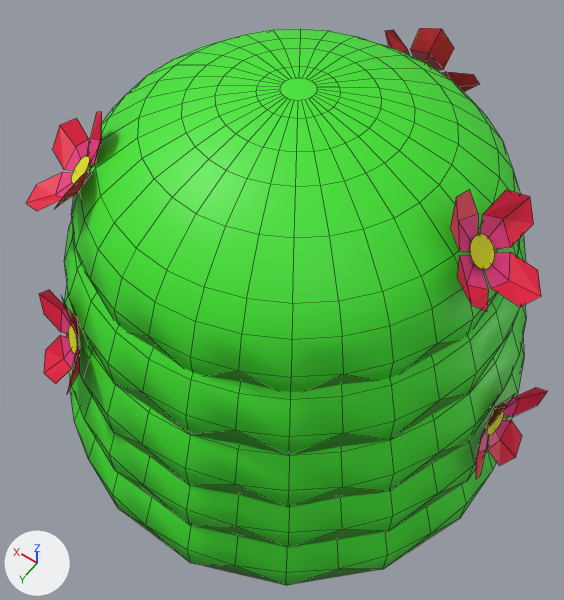
The Blender file RBDCivilization/Assets/Models/Landscape/ArbustoColor1primavera.blend as it was, and as the next commit left it.
One viewpoint serves both versions: a 50 mm camera at (-1.53, 2.19, 3.37) aimed at (0.0, 0.05, 0.02). Every picture has the same lights, and +X, +Y and +Z are marked at lower left. Mesh edges are drawn as thin lines.

The scene before the commit, as lines of its bpy script (objects in view):
```python
me_plane_007 = bpy.data.meshes.new('Plane.007')
me_plane_007.from_pydata(...)  # 1084 vertices, 769 faces; spans x -26.1..15.7, y -18.5..24.2, z -38.2..1.3
me_plane_007.materials.append(mat_material_017)  # yellow #e4e700
me_plane_007.materials.append(mat_material_016)  # red #e7083d
me_plane_007.materials.append(mat_material_015)  # pink #e73380
me_plane_007.materials.append(mat_material)  # green #3fe72c
me_plane_007.materials.append(mat_material_001)  # green #41972b
me_plane_007.materials.append(mat_material_002)  # green #079300
me_plane_007.materials.append(mat_material_003)  # yellow #e4e700
me_plane_007.materials.append(mat_material_004)  # red #e7083d
me_plane_007.materials.append(mat_material_005)  # pink #e73380
me_plane_007.materials.append(mat_material_008)  # yellow #e4e700
me_plane_007.materials.append(mat_material_007)  # red #e7083d
me_plane_007.materials.append(mat_material_006)  # pink #e73380
me_plane_007.materials.append(mat_material_011)  # yellow #e4e700
me_plane_007.materials.append(mat_material_010)  # red #e7083d
me_plane_007.materials.append(mat_material_009)  # pink #e73380
me_plane_007.materials.append(mat_material_014)  # yellow #e4e700
me_plane_007.materials.append(mat_material_013)  # red #e7083d
me_plane_007.materials.append(mat_material_012)  # pink #e73380
ob_plane_004 = bpy.data.objects.new('Plane.004', me_plane_007)
ob_plane_004.location = (-1.34, -0.03, -0.198)
ob_plane_004.rotation_euler = (1.338, 0.648, 4.384)  # degrees (77, 37, 251)
ob_plane_004.scale = (0.0719, 0.0719, 0.0719)
```
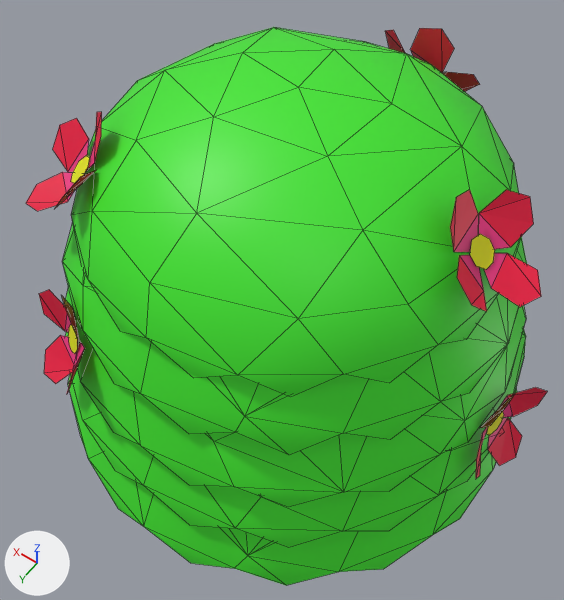
Pixel boxes (x1, y1, x2, y2) of what changed, in the pictures (564 x 600 px):
'Plane.004', reshaped, modifiers changed: before (26, 28, 547, 586); after (26, 27, 547, 586)
part 1 of me_plane_007, deleted (green): before (85, 273, 498, 585)

The change, as a diff of the scene's bpy script:
```diff
--- a/RBDCivilization/Assets/Models/Landscape/ArbustoColor1primavera.blend.py
+++ b/RBDCivilization/Assets/Models/Landscape/ArbustoColor1primavera.blend.py
@@ me_plane_007 @@
 # used by ob_plane_004; location = (-1.34, -0.03, -0.198); rotation_euler = (1.338, 0.648, 4.384), in degrees (77, 37, 251); scale = (0.0719, 0.0719, 0.0719)
-me_plane_007.from_pydata(...)  # 1084 vertices, 769 faces; spans x -26.1..15.7, y -18.5..24.2, z -38.2..1.3
+me_plane_007.from_pydata(...)  # 1084 vertices, 758 faces; spans x -26.1..15.7, y -18.5..24.2, z -38.2..1.3
+# me_plane_007 part 1
+# 11 faces are deleted
 me_plane_007.materials.append(mat_material_017)
@@ me_plane_007 @@
 me_plane_007.materials.append(mat_material)
-me_plane_007.materials.append(mat_material_001)  # green #41972b
 me_plane_007.materials.append(mat_material_002)
@@ ob_plane_004 @@
 ob_plane_004.scale = (0.0719, 0.0719, 0.0719)
+_m = ob_plane_004.modifiers.new('Decimate', 'DECIMATE')
+_m.ratio = 0.338
```
